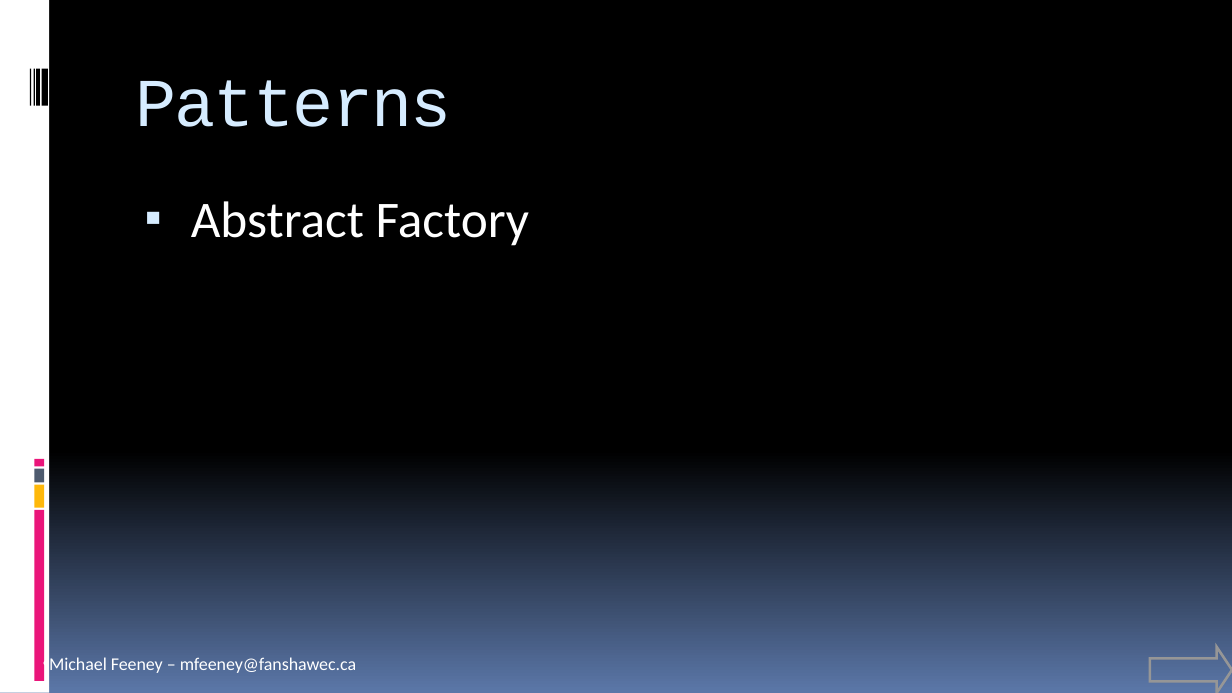
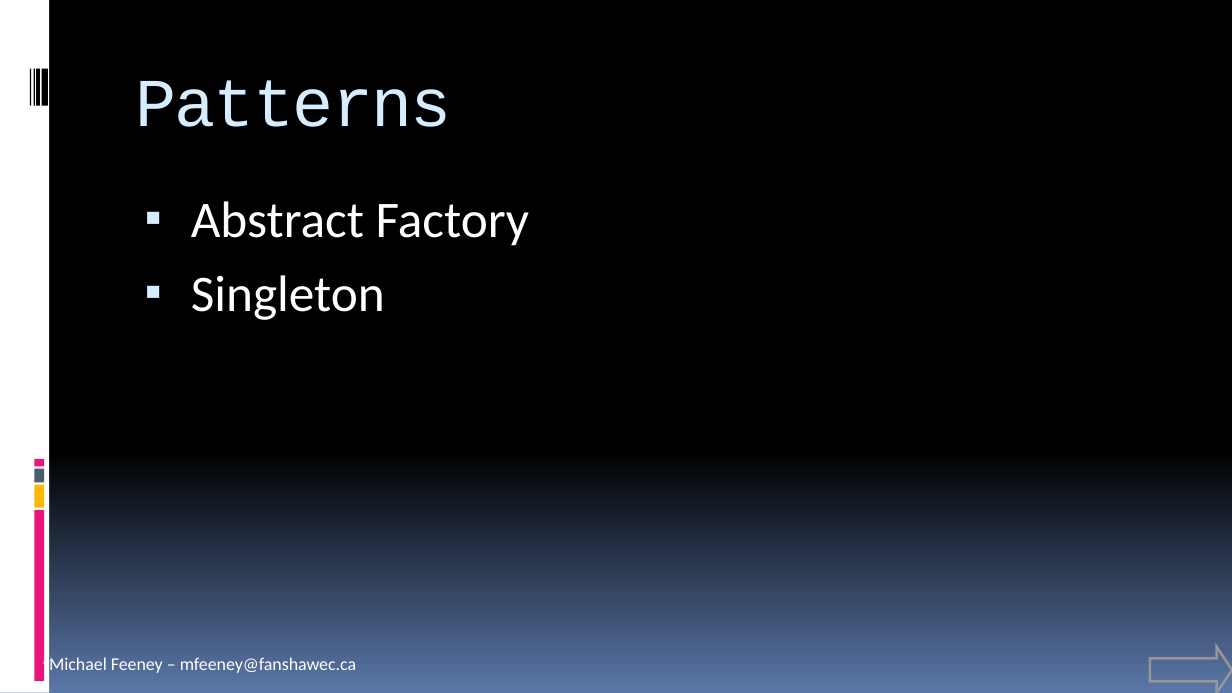
Before and after one commit to FeeneyCodes/GDP202425, a slide deck: slide 2 of 6044_FramPat/D2D/INFO_6044_Patterns (live document).pptx. Drawn at 1232x693 pixels with LibreOffice and Linux fonts; fonts in the diff are those of the drawing. Boxes give left, top, right and bottom in pixels: in the first picture for what was removed or moved away, otherwise in the second. Text is boxed around its words. In the diff, an @@ line names an element or a change of style, - is before the commit and + after.

```diff
--- a/6044_FramPat/D2D/INFO_6044_Patterns (live document).pptx
+++ b/6044_FramPat/D2D/INFO_6044_Patterns (live document).pptx
@@ text at (191, 275, 385, 320): paragraph added @@
+▪ Singleton
```
Also in this commit, not shown: 4 slides added, 22 other files.
